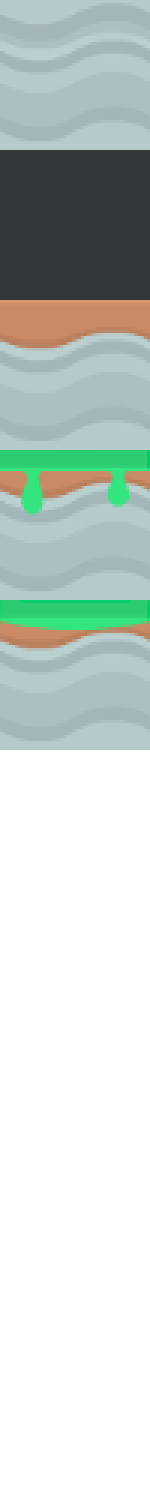
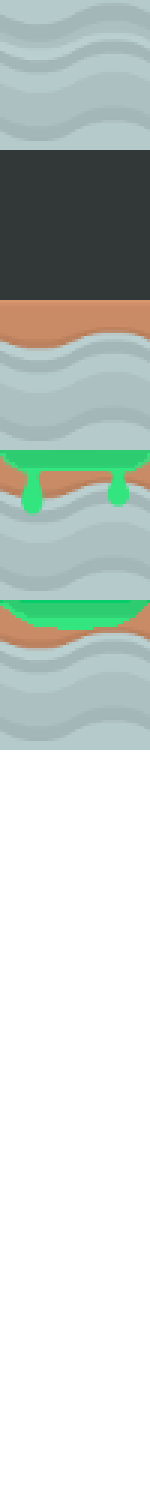
Two versions of the same layered image (150 x 1500). Layer-by-layer changes:
added layer "Pasted Layer #4" above "Pasted Layer #1" over [129,450,150,474]
painted on "Pasted Layer #1" over [0,450,150,477]
painted on "Pasted Layer #2" over [0,600,150,630]
